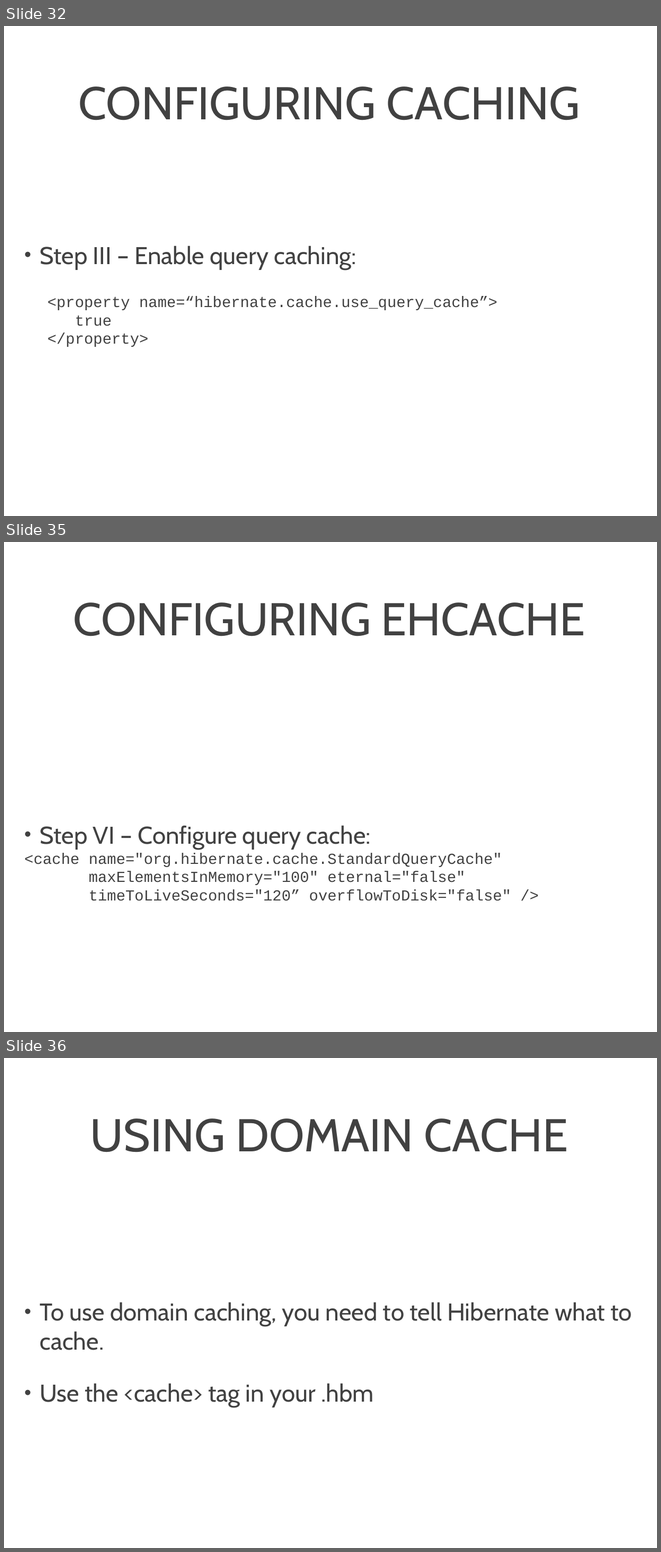
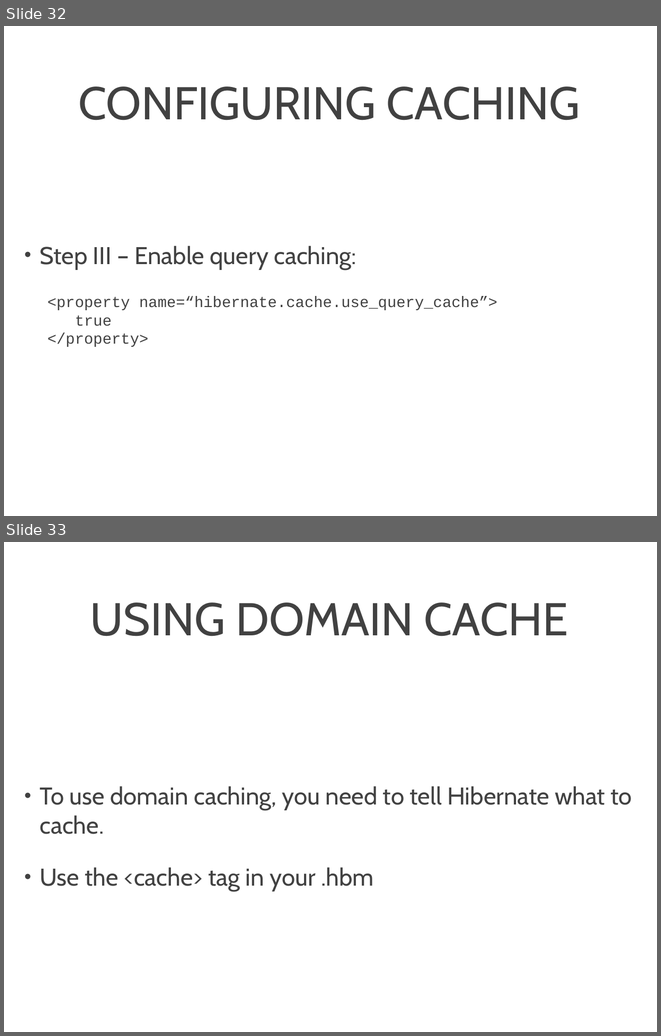
Before and after one commit to Pharhotep19/DePaul-Hibernate, a slide deck: Hibernate4/Hibernate4.ppt. Shown one above the other, each under a label of ours: slides 32, 35 and 36 before the commit, slides 32 and 33 after it; the slides between them are not shown. The pictures are 661x1552 and 661x1036 pixels, drawn with LibreOffice and Linux fonts; fonts in the diff are those of the drawing; background and template pictures are left out. Boxes give left, top, right and bottom in pixels: in the first picture for what was removed or moved away, otherwise in the second. Text is boxed around its words. In the diff, an @@ line names an element or a change of style, - is before the commit and + after.

Commit message:
Updated deck about EhCache and removed old config file

```diff
--- a/Hibernate4/Hibernate4.ppt
+++ b/Hibernate4/Hibernate4.ppt
@@ slide 35 removed at box(4, 542, 657, 1032), background picture (left out) @@
@@ title removed at box(73, 602, 585, 636) @@
-CONFIGURING EHCACHE
@@ text removed at box(24, 825, 511, 901) @@
-• Step VI – Configure query cache:
-<cache name="org.hibernate.cache.StandardQueryCache"
-maxElementsInMemory="100" eternal="false"
-timeToLiveSeconds="120” overflowToDisk="false" />
@@ what was slide 36 is now slide 33 @@
```
Also in this commit, not shown: 1 slide changed, 2 other slides removed, 1 other file.
